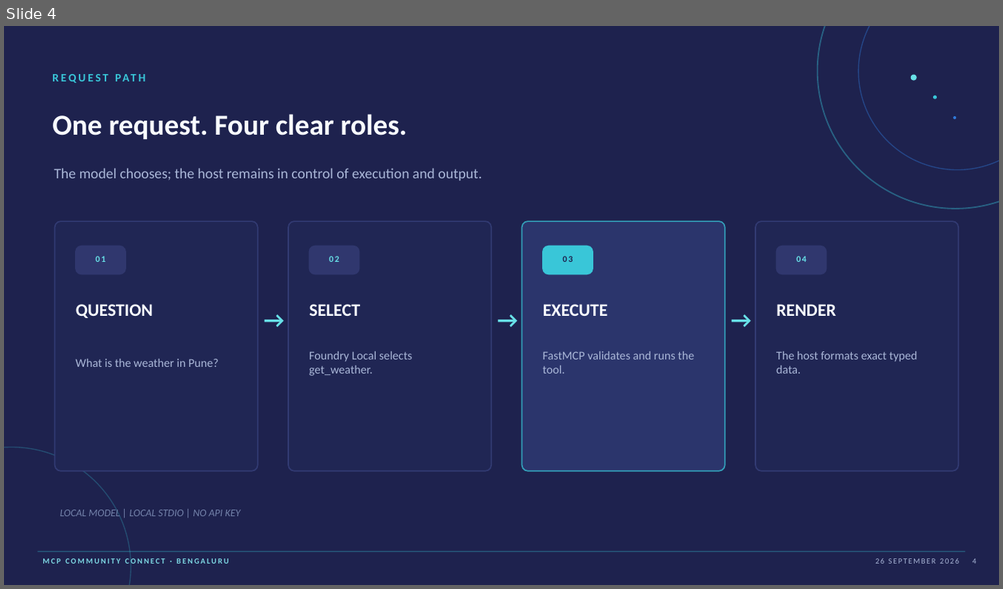
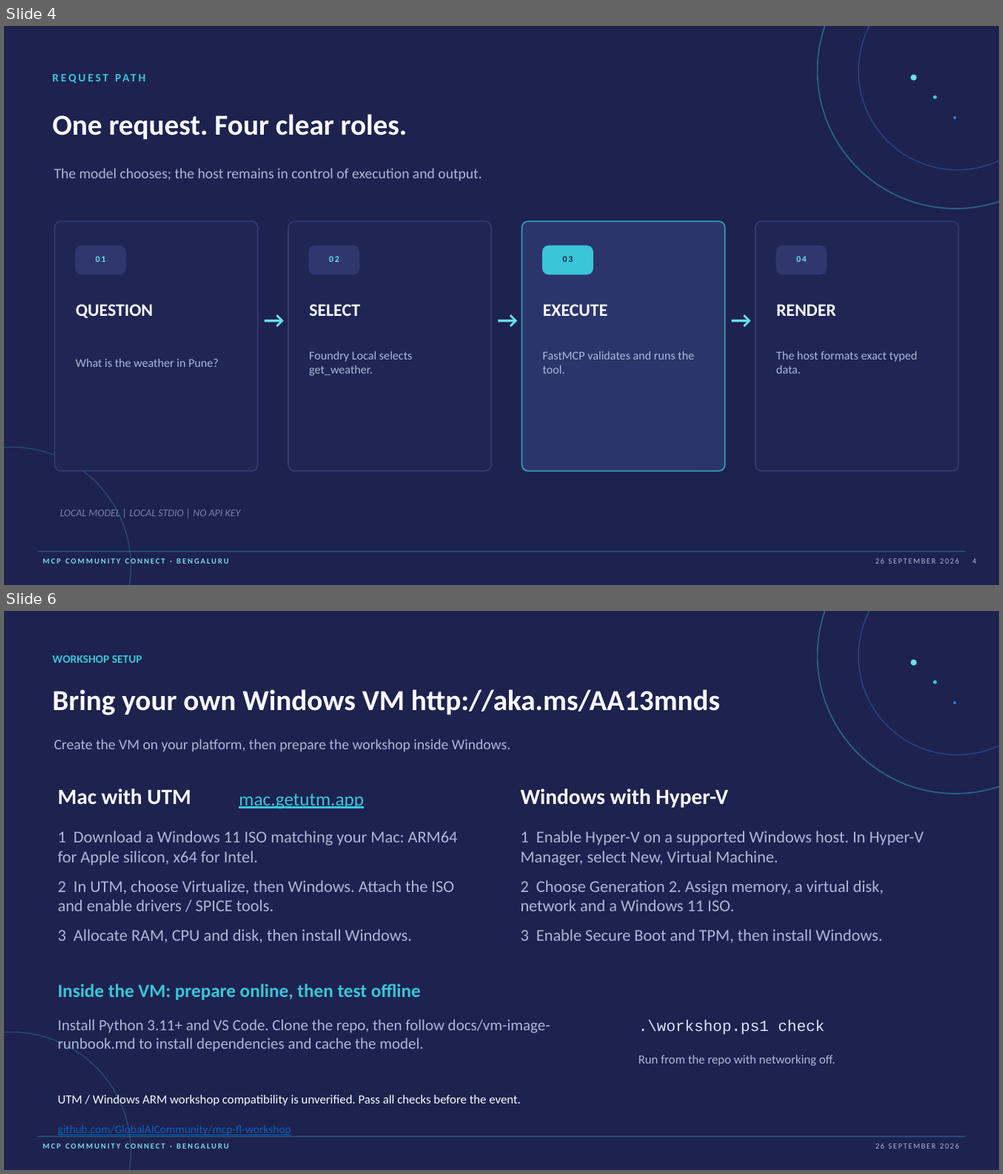
Before and after one commit to GlobalAICommunity/mcp-fl-workshop, a slide deck: docs/Presentation/MCP_Community_Connect_HoL_MCP.pptx. Shown one above the other, each under a label of ours: slide 4 before the commit, slides 4 and 6 after it; the slides between them are not shown. The pictures are 1003x589 and 1003x1174 pixels, drawn with LibreOffice and Linux fonts; fonts in the diff are those of the drawing. Boxes give left, top, right and bottom in pixels: in the first picture for what was removed or moved away, otherwise in the second. Text is boxed around its words. In the diff, an @@ line names an element or a change of style, - is before the commit and + after.

```diff
--- a/docs/Presentation/MCP_Community_Connect_HoL_MCP.pptx
+++ b/docs/Presentation/MCP_Community_Connect_HoL_MCP.pptx
@@ slide 6 added at (4, 611, 999, 1170), background #1E224E; not listed: 4 template elements that a slide beside it also shows @@
@@ ellipse added at (817, 611, 999, 794), outline #39C6D8 1.3 pt @@
@@ ellipse added at (858, 611, 999, 755), outline #2F78D8 1 pt @@
@@ text added at (52, 655, 142, 663), 11 pt, text #39C6D8, bold @@
+WORKSHOP SETUP
@@ ellipse added at (910, 660, 916, 666), fill #68E1E8 @@
@@ text added at (52, 689, 720, 715), 28 pt, text #F8FBFF, bold @@
+Bring your own Windows VM http://aka.ms/AA13mnds
@@ ellipse added at (933, 681, 936, 684), fill #39C6D8 @@
@@ ellipse added at (953, 701, 956, 704), fill #2F78D8 @@
@@ text added at (54, 739, 510, 752), 14 pt, text #AAB7D8 @@
+Create the VM on your platform, then prepare the workshop inside Windows.
@@ text added at (58, 789, 190, 805), 21 pt, text #F8FBFF, bold @@
+Mac with UTM
@@ text added at (239, 794, 364, 809), 18 pt, text #39C6D8, underline @@
+mac.getutm.app
@@ text added at (521, 789, 728, 808), 21 pt, text #F8FBFF, bold @@
+Windows with Hyper-V
@@ text added at (58, 831, 458, 943), 16 pt, text #AAB7D8 @@
+1 Download a Windows 11 ISO matching your Mac: ARM64 for Apple silicon, x64 for Intel.
+2 In UTM, choose Virtualize, then Windows. Attach the ISO and enable drivers / SPICE tools.
+3 Allocate RAM, CPU and disk, then install Windows.
@@ text added at (521, 831, 923, 943), 16 pt, text #AAB7D8 @@
+1 Enable Hyper-V on a supported Windows host. In Hyper-V Manager, select New, Virtual Machine.
+2 Choose Generation 2. Assign memory, a virtual disk, network and a Windows 11 ISO.
+3 Enable Secure Boot and TPM, then install Windows.
@@ text added at (58, 984, 421, 1000), 18 pt, text #39C6D8, bold @@
+Inside the VM: prepare online, then test offline
@@ text added at (58, 1019, 550, 1054), 15 pt, text #AAB7D8 @@
+Install Python 3.11+ and VS Code. Clone the repo, then follow docs/vm-image-runbook.md to install dependencies and cache the model.
@@ text added at (638, 1020, 825, 1035), 15 pt, text #D9E5FF @@
+.\workshop.ps1 check
@@ ellipse added at (4, 1033, 131, 1170), outline #39C6D8 1 pt @@
@@ text added at (638, 1055, 835, 1066), 12 pt, text #AAB7D8 @@
+Run from the repo with networking off.
@@ text added at (58, 1094, 521, 1108), 12 pt, text #F8FBFF @@
+UTM / Windows ARM workshop compatibility is unverified. Pass all checks before the event.
@@ text added at (58, 1125, 291, 1137), 11 pt, text #0563C1, underline @@
+github.com/GlobalAICommunity/mcp-fl-workshop
```
Also in this commit, not shown: 5 slides changed, 1 other slide added.
